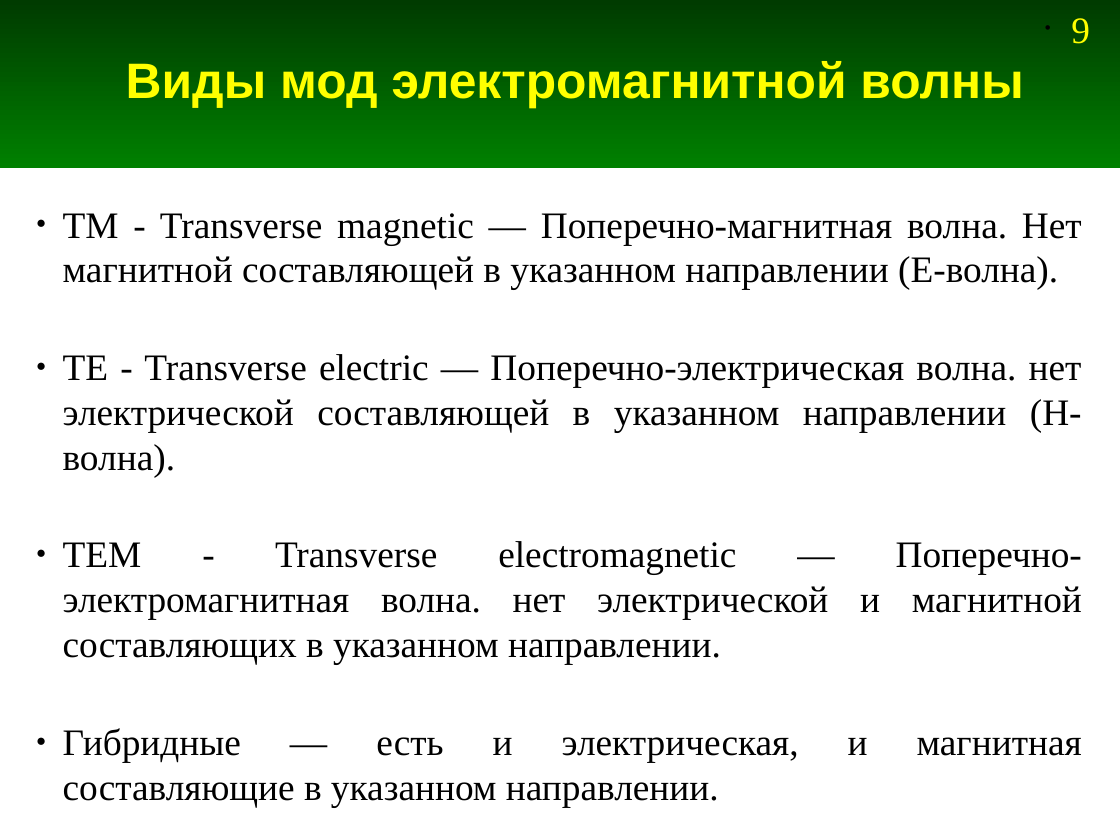
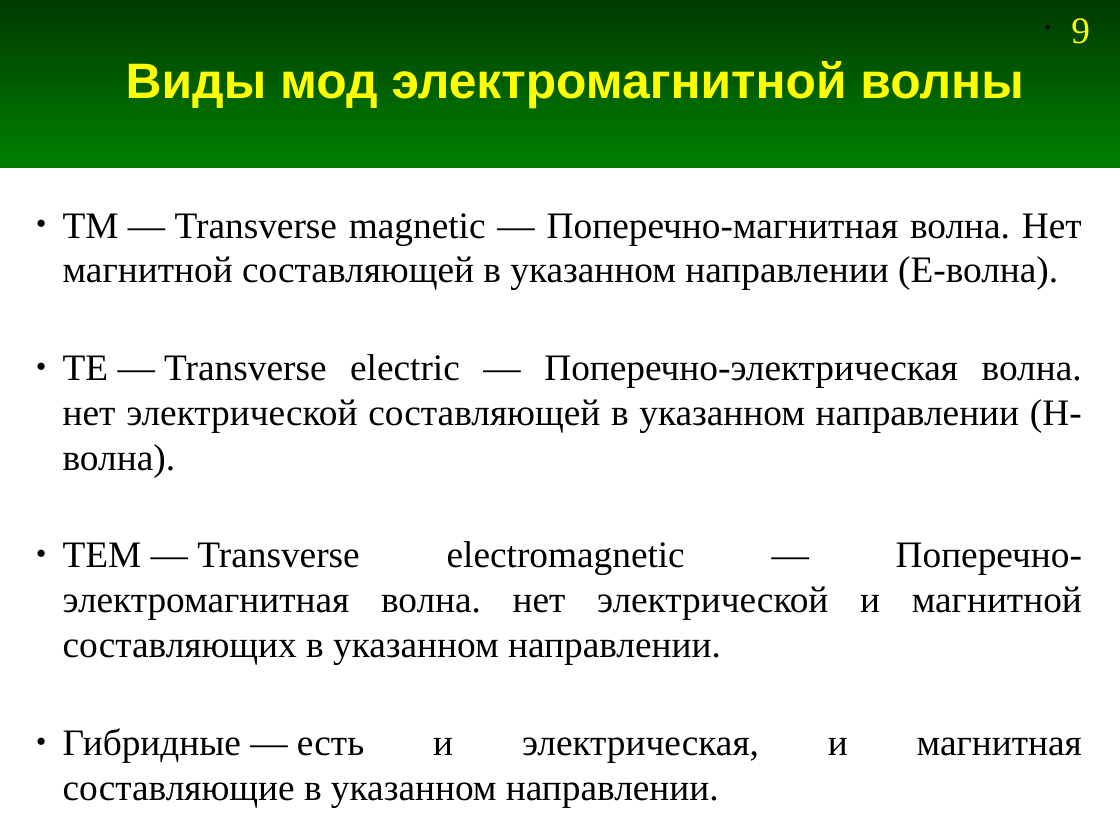
Before and after one commit to Jenyay/modelling, a slide deck: slide 9 of fdtd/presentations/13. FDTD-2D.odp. Drawn at 1120x840 pixels with LibreOffice and Linux fonts; fonts in the diff are those of the drawing. Boxes give left, top, right and bottom in pixels: in the first picture for what was removed or moved away, otherwise in the second. Text is boxed around its words. In the diff, an @@ line names an element or a change of style, - is before the commit and + after.

```diff
--- a/fdtd/presentations/13. FDTD-2D.odp
+++ b/fdtd/presentations/13. FDTD-2D.odp
@@ text at (x1=63, y1=213, x2=1082, y2=664): text changed @@
-● TM - Transverse magnetic — Поперечно-магнитная волна. Нет магнитной составляющей в указанном направлении (E-волна).
-● TE - Transverse electric — Поперечно-электрическая волна. нет электрической составляющей в указанном направлении (H-волна).
-● TEM - Transverse electromagnetic — Поперечно-электромагнитная волна. нет электрической и магнитной составляющих в указанном направлении.
+● TM — Transverse magnetic — Поперечно-магнитная волна. Нет магнитной составляющей в указанном направлении (E-волна).
+● TE — Transverse electric — Поперечно-электрическая волна. нет электрической составляющей в указанном направлении (H-волна).
+● TEM — Transverse electromagnetic — Поперечно-электромагнитная волна. нет электрической и магнитной составляющих в указанном направлении.
```
Also in this commit, not shown: 3 other slides changed, 1 slide removed, 1 other file.
